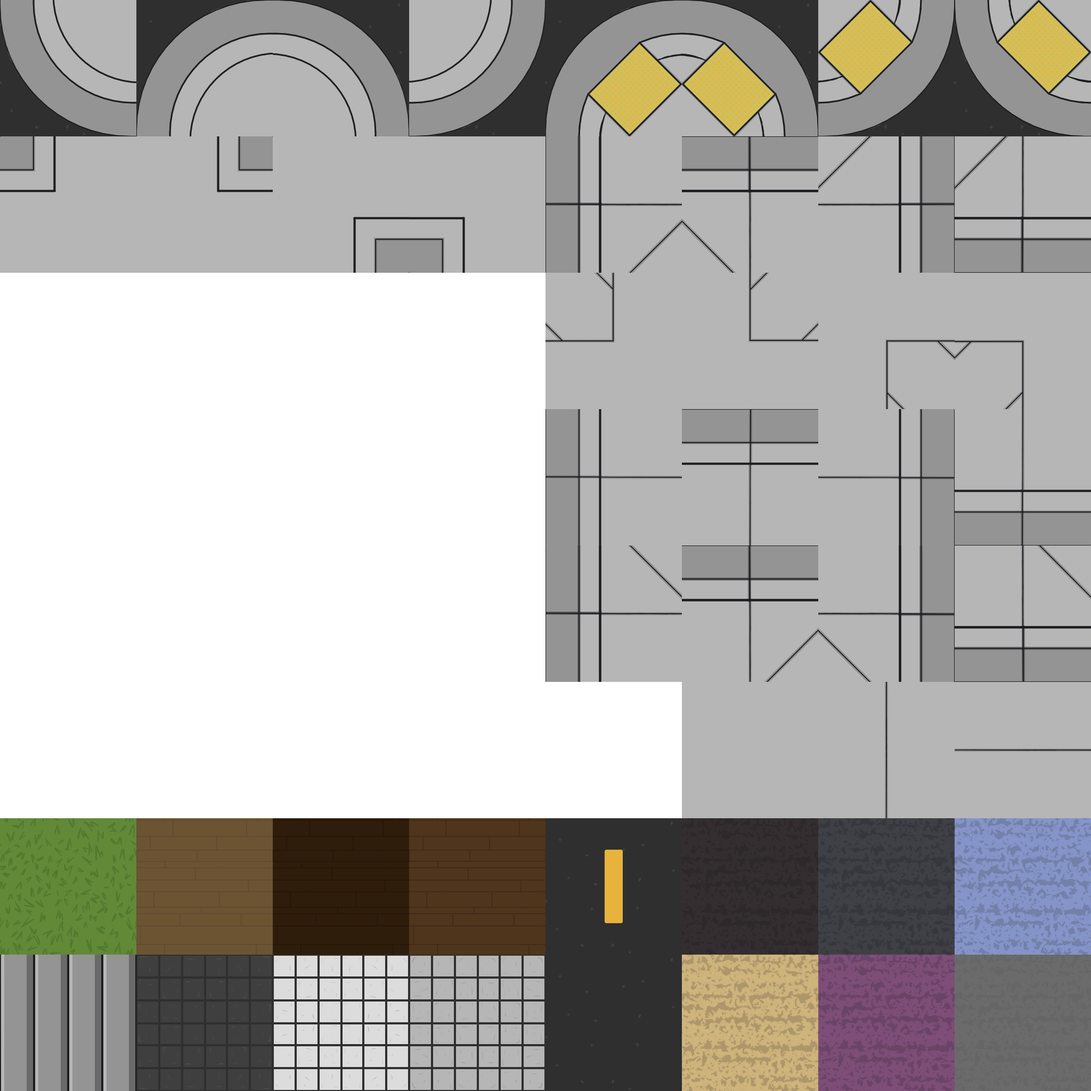
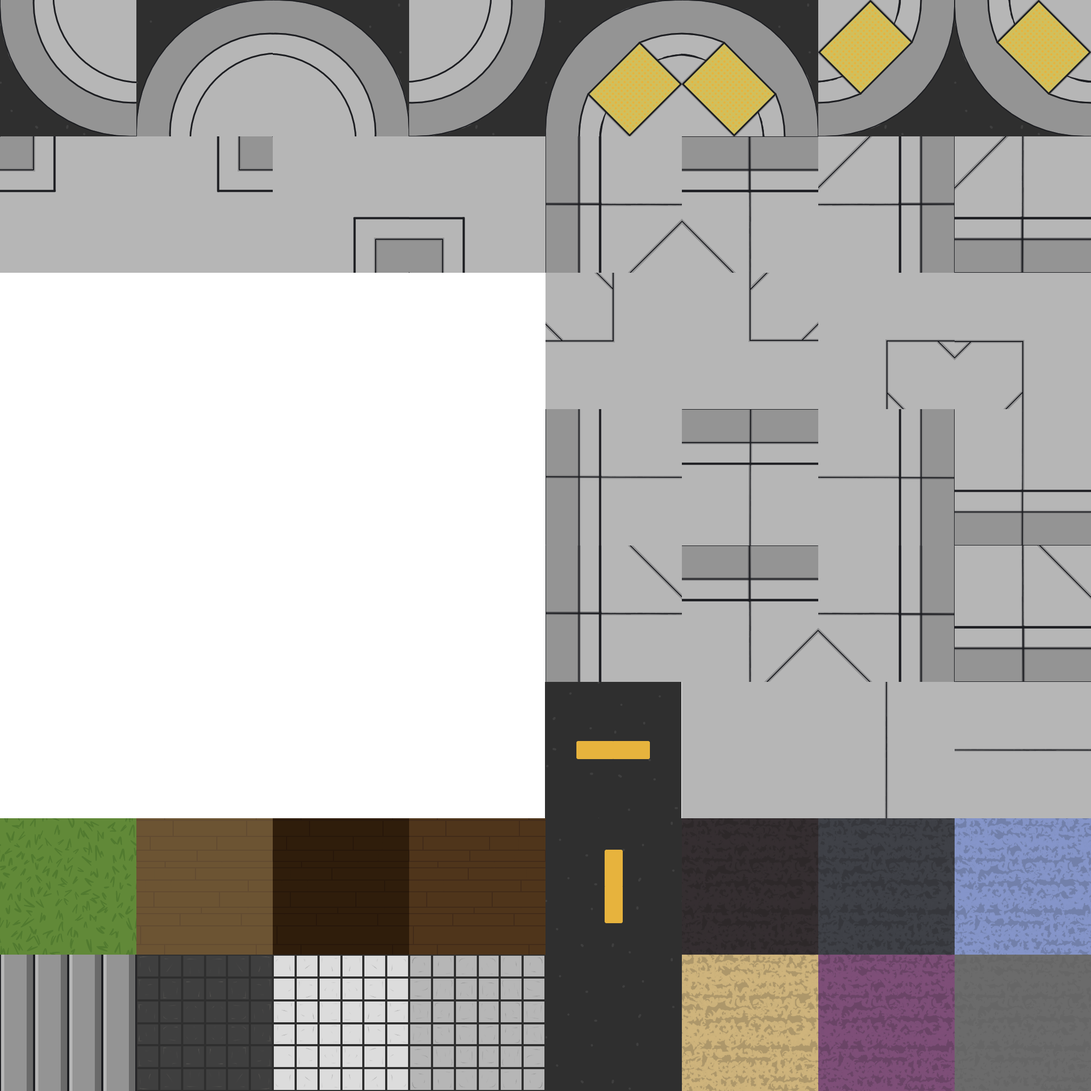
Two versions of the same layered image (1091px x 1091px). Layer-by-layer changes:
pixels changed over (545, 682, 682, 819) (layer not identified)
